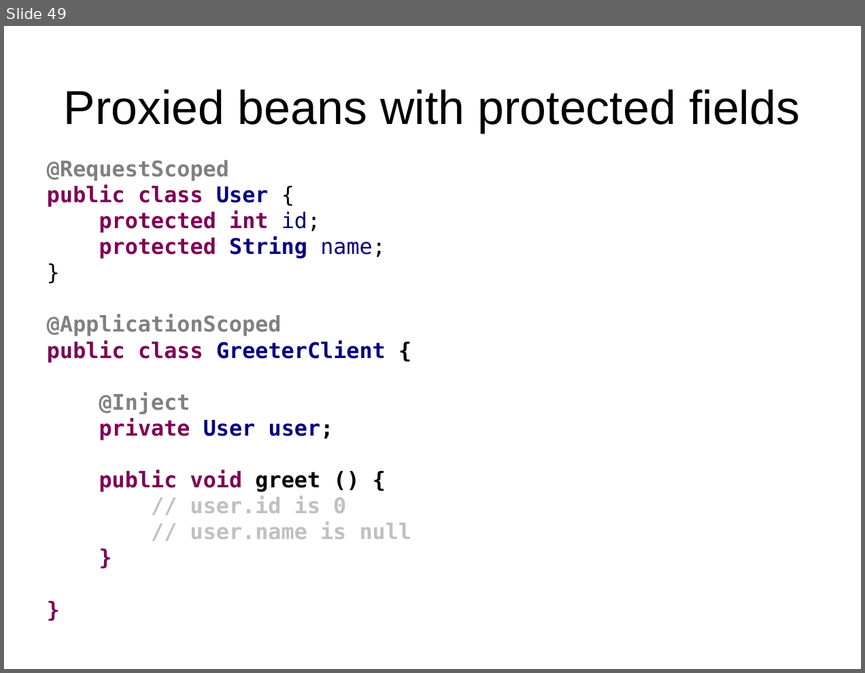
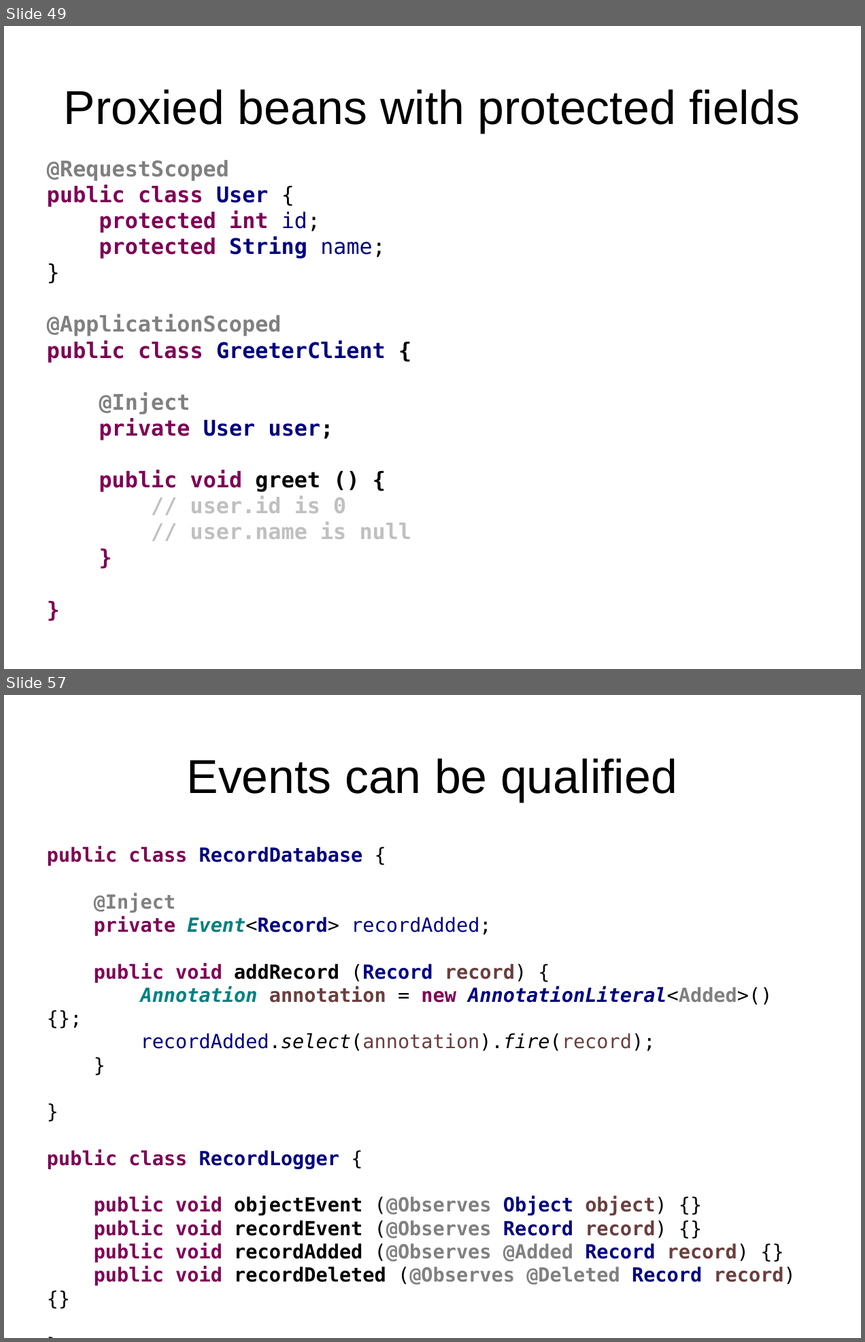
Before and after one commit to FrigoCoder/CDI, a slide deck: CDI.odp. Shown one above the other, each under a label of ours: slide 49 before the commit, slides 49 and 57 after it; the slides between them are not shown. The pictures are 865x673 and 865x1342 pixels, drawn with LibreOffice and Linux fonts; fonts in the diff are those of the drawing. Boxes give left, top, right and bottom in pixels: in the first picture for what was removed or moved away, otherwise in the second. Text is boxed around its words. In the diff, an @@ line names an element or a change of style, - is before the commit and + after.

Commit message:
Producers and events.

```diff
--- a/CDI.odp
+++ b/CDI.odp
@@ slide 57 added at (4, 695, 861, 1338), background #FFFFFF @@
@@ title added at (186, 758, 677, 802), 44 pt, text #000000 @@
+Events can be qualified
@@ text added at (47, 846, 795, 1285), 18 pt, text #000000, bold @@
+public class RecordDatabase {
+@Inject
+private Event<Record> recordAdded;
+public void addRecord (Record record) {
+Annotation annotation = new AnnotationLiteral<Added>() {};
+recordAdded.select(annotation).fire(record);
+}
+}
+public class RecordLogger {
+public void objectEvent (@Observes Object object) {}
+public void recordEvent (@Observes Record record) {}
+public void recordAdded (@Observes @Added Record record) {}
+public void recordDeleted (@Observes @Deleted Record record) {}
+}
```
Also in this commit, not shown: 9 other slides added, 10 other files.
